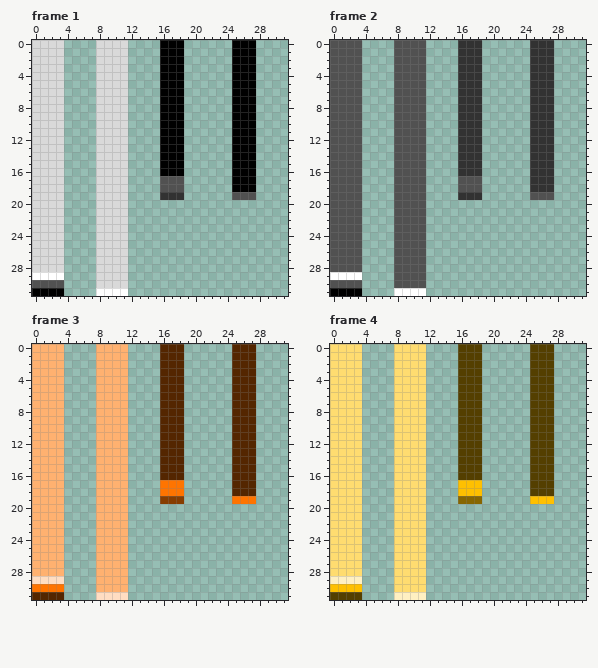
Edited in one commit: pixel-art file (data/piano.aseprite). Above is the file before it was changed.
32x32 pixels, 6 frames. Shown: frame 1, frame 2, frame 3, frame 4. The commit also changed other frames, which this record leaves out.
The result:
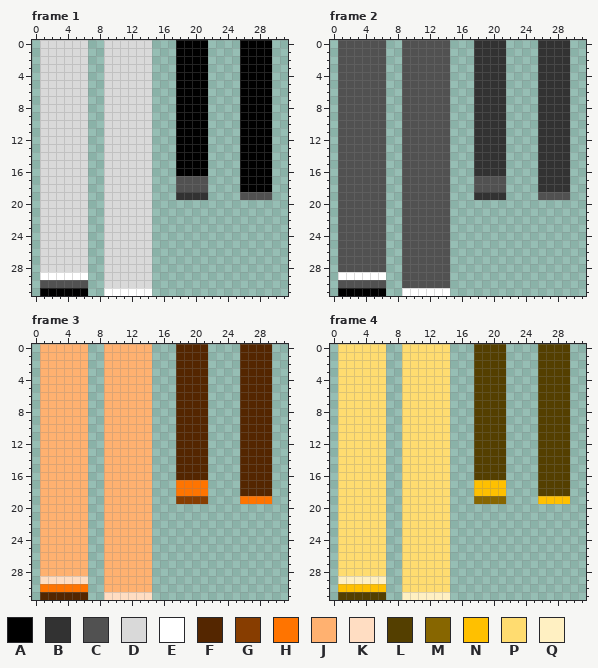
Palette (. is transparent): A #000000  B #323232  C #515151  D #d9d9d9  E #ffffff  F #542600  G #873d00  H #ff7400  J #ffb170  K #ffddc2  L #543f00  M #876600  N #ffc000  P #ffdc70  Q #fff0c2
Commit message: starting to retrieve draw logic
Difference:
Changed rows in their new state; - is an unchanged pixel.
Frame 1:
first column x 0:
 0 .---DDD-.---DDD-..-AAA---.--AA
 1 .---DDD-.---DDD-..-AAA---.--AA
 2 .---DDD-.---DDD-..-AAA---.--AA
 3 .---DDD-.---DDD-..-AAA---.--AA
 4 .---DDD-.---DDD-..-AAA---.--AA
 5 .---DDD-.---DDD-..-AAA---.--AA
 6 .---DDD-.---DDD-..-AAA---.--AA
 7 .---DDD-.---DDD-..-AAA---.--AA
 8 .---DDD-.---DDD-..-AAA---.--AA
 9 .---DDD-.---DDD-..-AAA---.--AA
10 .---DDD-.---DDD-..-AAA---.--AA
11 .---DDD-.---DDD-..-AAA---.--AA
12 .---DDD-.---DDD-..-AAA---.--AA
13 .---DDD-.---DDD-..-AAA---.--AA
14 .---DDD-.---DDD-..-AAA---.--AA
15 .---DDD-.---DDD-..-AAA---.--AA
16 .---DDD-.---DDD-..-AAA---.--AA
17 .---DDD-.---DDD-..-CCC---.--AA
18 .---DDD-.---DDD-..-CCC---.--AA
19 .---DDD-.---DDD-..-BBB---.--CC
20 .---DDD-.---DDD---------------
21 .---DDD-.---DDD---------------
22 .---DDD-.---DDD---------------
23 .---DDD-.---DDD---------------
24 .---DDD-.---DDD---------------
25 .---DDD-.---DDD---------------
26 .---DDD-.---DDD---------------
27 .---DDD-.---DDD---------------
28 .---DDD-.---DDD---------------
29 .---EEE-.---DDD---------------
30 .---CCC-.---DDD---------------
31 .---AAA-.---EEE---------------
Frame 2:
first column x 0:
 0 .---CCC-.---CCC-..-BBB---.--BB
 1 .---CCC-.---CCC-..-BBB---.--BB
 2 .---CCC-.---CCC-..-BBB---.--BB
 3 .---CCC-.---CCC-..-BBB---.--BB
 4 .---CCC-.---CCC-..-BBB---.--BB
 5 .---CCC-.---CCC-..-BBB---.--BB
 6 .---CCC-.---CCC-..-BBB---.--BB
 7 .---CCC-.---CCC-..-BBB---.--BB
 8 .---CCC-.---CCC-..-BBB---.--BB
 9 .---CCC-.---CCC-..-BBB---.--BB
10 .---CCC-.---CCC-..-BBB---.--BB
11 .---CCC-.---CCC-..-BBB---.--BB
12 .---CCC-.---CCC-..-BBB---.--BB
13 .---CCC-.---CCC-..-BBB---.--BB
14 .---CCC-.---CCC-..-BBB---.--BB
15 .---CCC-.---CCC-..-BBB---.--BB
16 .---CCC-.---CCC-..-BBB---.--BB
17 .---CCC-.---CCC-..-CCC---.--BB
18 .---CCC-.---CCC-..-CCC---.--BB
19 .---CCC-.---CCC-..-BBB---.--CC
20 .---CCC-.---CCC---------------
21 .---CCC-.---CCC---------------
22 .---CCC-.---CCC---------------
23 .---CCC-.---CCC---------------
24 .---CCC-.---CCC---------------
25 .---CCC-.---CCC---------------
26 .---CCC-.---CCC---------------
27 .---CCC-.---CCC---------------
28 .---CCC-.---CCC---------------
29 .---EEE-.---CCC---------------
30 .---CCC-.---CCC---------------
31 .---AAA-.---EEE---------------
Frame 3:
first column x 0:
 0 .---JJJ-.---JJJ-..-FFF---.--FF
 1 .---JJJ-.---JJJ-..-FFF---.--FF
 2 .---JJJ-.---JJJ-..-FFF---.--FF
 3 .---JJJ-.---JJJ-..-FFF---.--FF
 4 .---JJJ-.---JJJ-..-FFF---.--FF
 5 .---JJJ-.---JJJ-..-FFF---.--FF
 6 .---JJJ-.---JJJ-..-FFF---.--FF
 7 .---JJJ-.---JJJ-..-FFF---.--FF
 8 .---JJJ-.---JJJ-..-FFF---.--FF
 9 .---JJJ-.---JJJ-..-FFF---.--FF
10 .---JJJ-.---JJJ-..-FFF---.--FF
11 .---JJJ-.---JJJ-..-FFF---.--FF
12 .---JJJ-.---JJJ-..-FFF---.--FF
13 .---JJJ-.---JJJ-..-FFF---.--FF
14 .---JJJ-.---JJJ-..-FFF---.--FF
15 .---JJJ-.---JJJ-..-FFF---.--FF
16 .---JJJ-.---JJJ-..-FFF---.--FF
17 .---JJJ-.---JJJ-..-HHH---.--FF
18 .---JJJ-.---JJJ-..-HHH---.--FF
19 .---JJJ-.---JJJ-..-GGG---.--HH
20 .---JJJ-.---JJJ---------------
21 .---JJJ-.---JJJ---------------
22 .---JJJ-.---JJJ---------------
23 .---JJJ-.---JJJ---------------
24 .---JJJ-.---JJJ---------------
25 .---JJJ-.---JJJ---------------
26 .---JJJ-.---JJJ---------------
27 .---JJJ-.---JJJ---------------
28 .---JJJ-.---JJJ---------------
29 .---KKK-.---JJJ---------------
30 .---HHH-.---JJJ---------------
31 .---FFF-.---KKK---------------
Frame 4:
first column x 0:
 0 .---PPP-.---PPP-..-LLL---.--LL
 1 .---PPP-.---PPP-..-LLL---.--LL
 2 .---PPP-.---PPP-..-LLL---.--LL
 3 .---PPP-.---PPP-..-LLL---.--LL
 4 .---PPP-.---PPP-..-LLL---.--LL
 5 .---PPP-.---PPP-..-LLL---.--LL
 6 .---PPP-.---PPP-..-LLL---.--LL
 7 .---PPP-.---PPP-..-LLL---.--LL
 8 .---PPP-.---PPP-..-LLL---.--LL
 9 .---PPP-.---PPP-..-LLL---.--LL
10 .---PPP-.---PPP-..-LLL---.--LL
11 .---PPP-.---PPP-..-LLL---.--LL
12 .---PPP-.---PPP-..-LLL---.--LL
13 .---PPP-.---PPP-..-LLL---.--LL
14 .---PPP-.---PPP-..-LLL---.--LL
15 .---PPP-.---PPP-..-LLL---.--LL
16 .---PPP-.---PPP-..-LLL---.--LL
17 .---PPP-.---PPP-..-NNN---.--LL
18 .---PPP-.---PPP-..-NNN---.--LL
19 .---PPP-.---PPP-..-MMM---.--NN
20 .---PPP-.---PPP---------------
21 .---PPP-.---PPP---------------
22 .---PPP-.---PPP---------------
23 .---PPP-.---PPP---------------
24 .---PPP-.---PPP---------------
25 .---PPP-.---PPP---------------
26 .---PPP-.---PPP---------------
27 .---PPP-.---PPP---------------
28 .---PPP-.---PPP---------------
29 .---QQQ-.---PPP---------------
30 .---NNN-.---PPP---------------
31 .---LLL-.---QQQ---------------
Where, in picture pixels (left, top, right, bottom), the same in both pictures:
changed: (32, 40, 104, 296)
changed: (128, 40, 272, 296)
changed: (330, 40, 402, 296)
changed: (426, 40, 570, 296)
changed: (32, 344, 104, 600)
changed: (128, 344, 272, 600)
changed: (330, 344, 402, 600)
changed: (426, 344, 570, 600)
